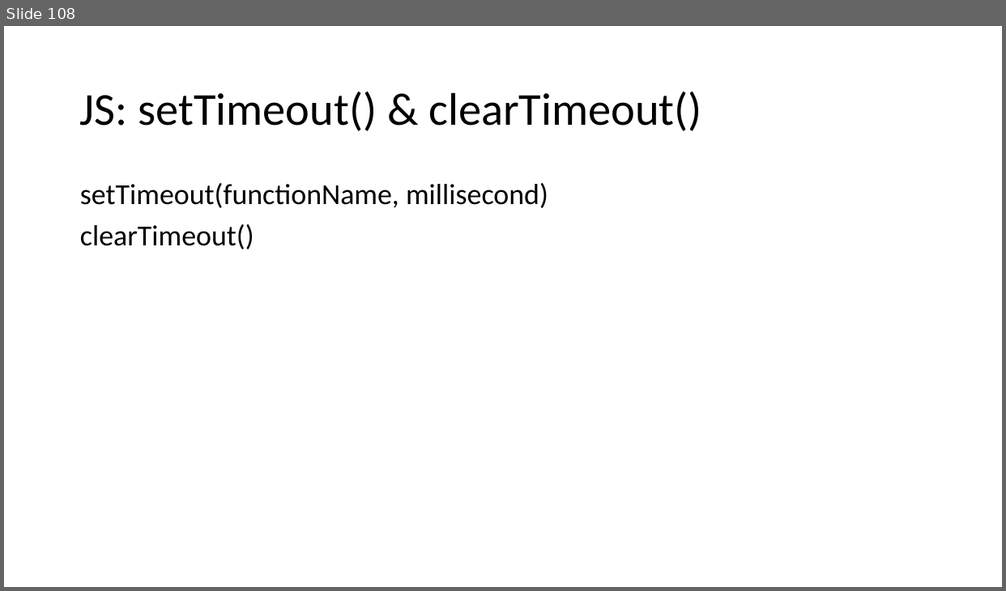
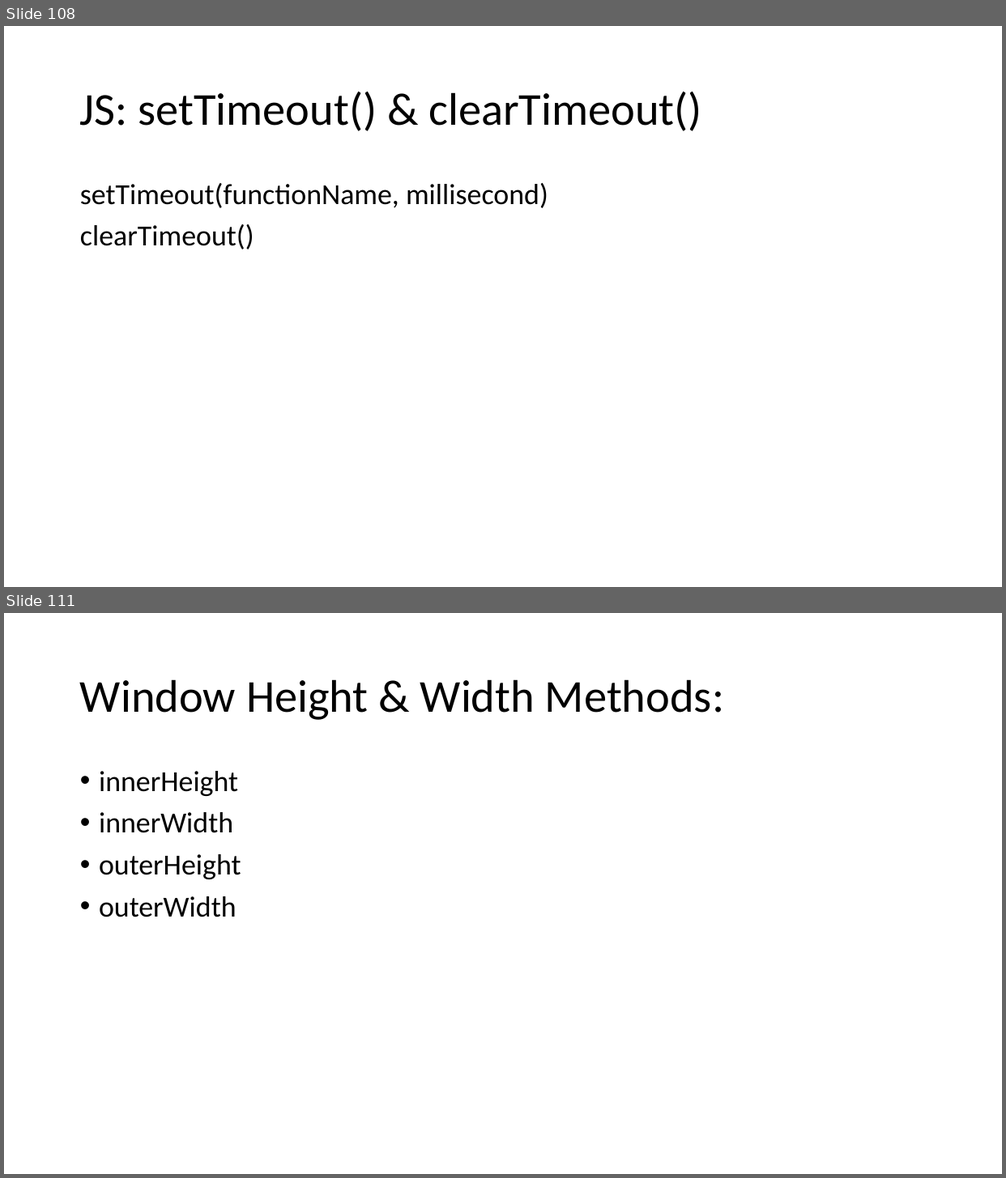
Before and after one commit to PiyushChaturvedii/Batch04, a slide deck: JavaScript.pptx. Shown one above the other, each under a label of ours: slide 108 before the commit, slides 108 and 111 after it; the slides between them are not shown. The pictures are 1006x591 and 1006x1178 pixels, drawn with LibreOffice and Linux fonts; fonts in the diff are those of the drawing. Boxes give left, top, right and bottom in pixels: in the first picture for what was removed or moved away, otherwise in the second. Text is boxed around its words. In the diff, an @@ line names an element or a change of style, - is before the commit and + after.

```diff
--- a/JavaScript.pptx
+++ b/JavaScript.pptx
@@ slide 111 added at box(4, 613, 1002, 1174), background #FFFFFF @@
@@ title added at box(80, 679, 724, 720), 44 pt, text #000000 @@
+Window Height & Width Methods:
@@ text added at box(99, 771, 241, 918), 28 pt, text #000000 @@
+• innerHeight
+• innerWidth
+• outerHeight
+• outerWidth
```
Also in this commit, not shown: 4 other slides added, 3 other files.
